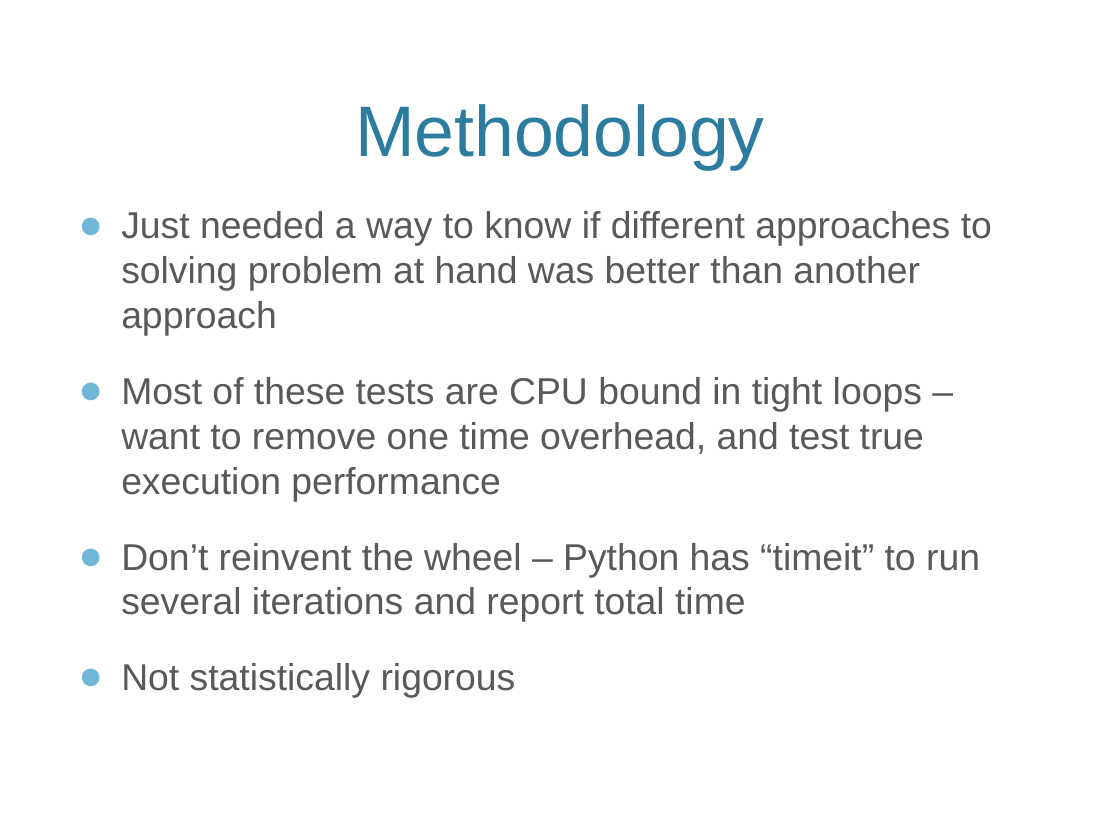
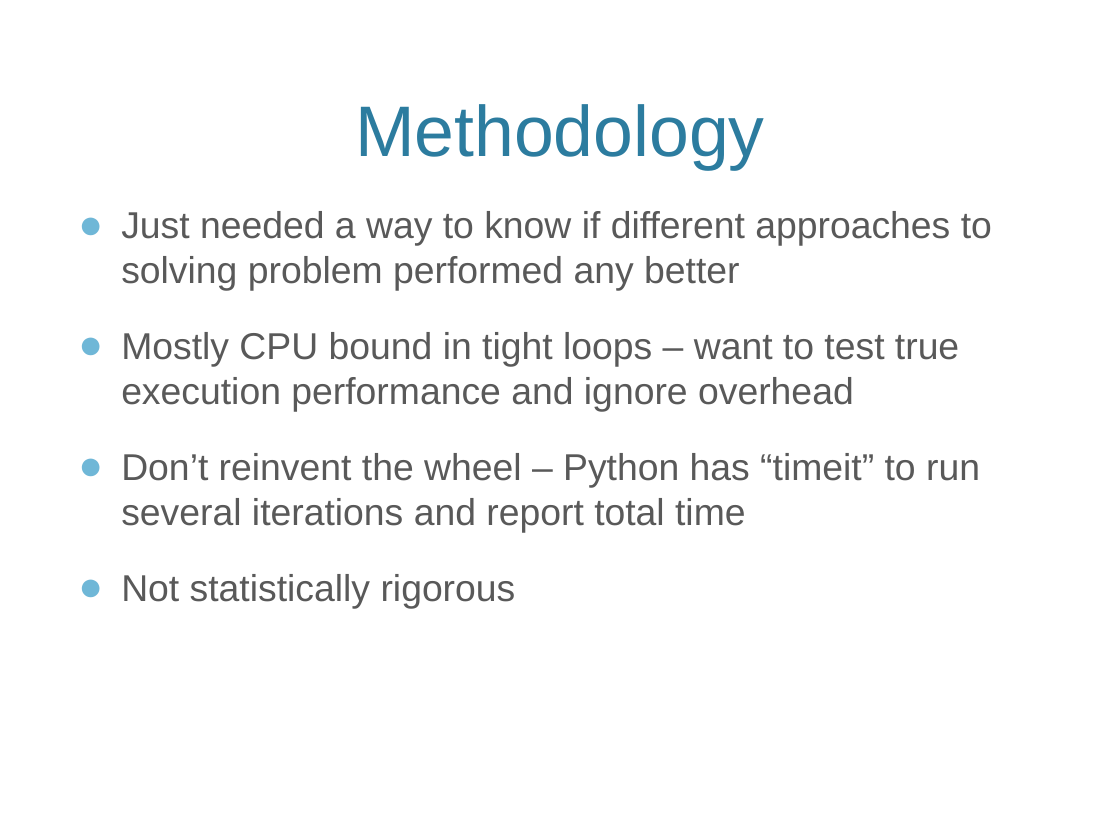
Before and after one commit to maccergit/python-talk, a slide deck: slide 6 of Python Performance Talk.pptx. Drawn at 1120x840 pixels with LibreOffice and Linux fonts; fonts in the diff are those of the drawing; background and template pictures are left out. Boxes give left, top, right and bottom in pixels: in the first picture for what was removed or moved away, otherwise in the second. Text is boxed around its words. In the diff, an @@ line names an element or a change of style, - is before the commit and + after.

```diff
--- a/Python Performance Talk.pptx
+++ b/Python Performance Talk.pptx
@@ text at [121, 211, 992, 412]: text changed @@
-● Just needed a way to know if different approaches to solving problem at hand was better than another approach
-● Most of these tests are CPU bound in tight loops – want to remove one time overhead, and test true execution performance
+● Just needed a way to know if different approaches to solving problem performed any better
+● Mostly CPU bound in tight loops – want to test true execution performance and ignore overhead
```
Also in this commit, not shown: 1 other slide changed, 7 slides added.
